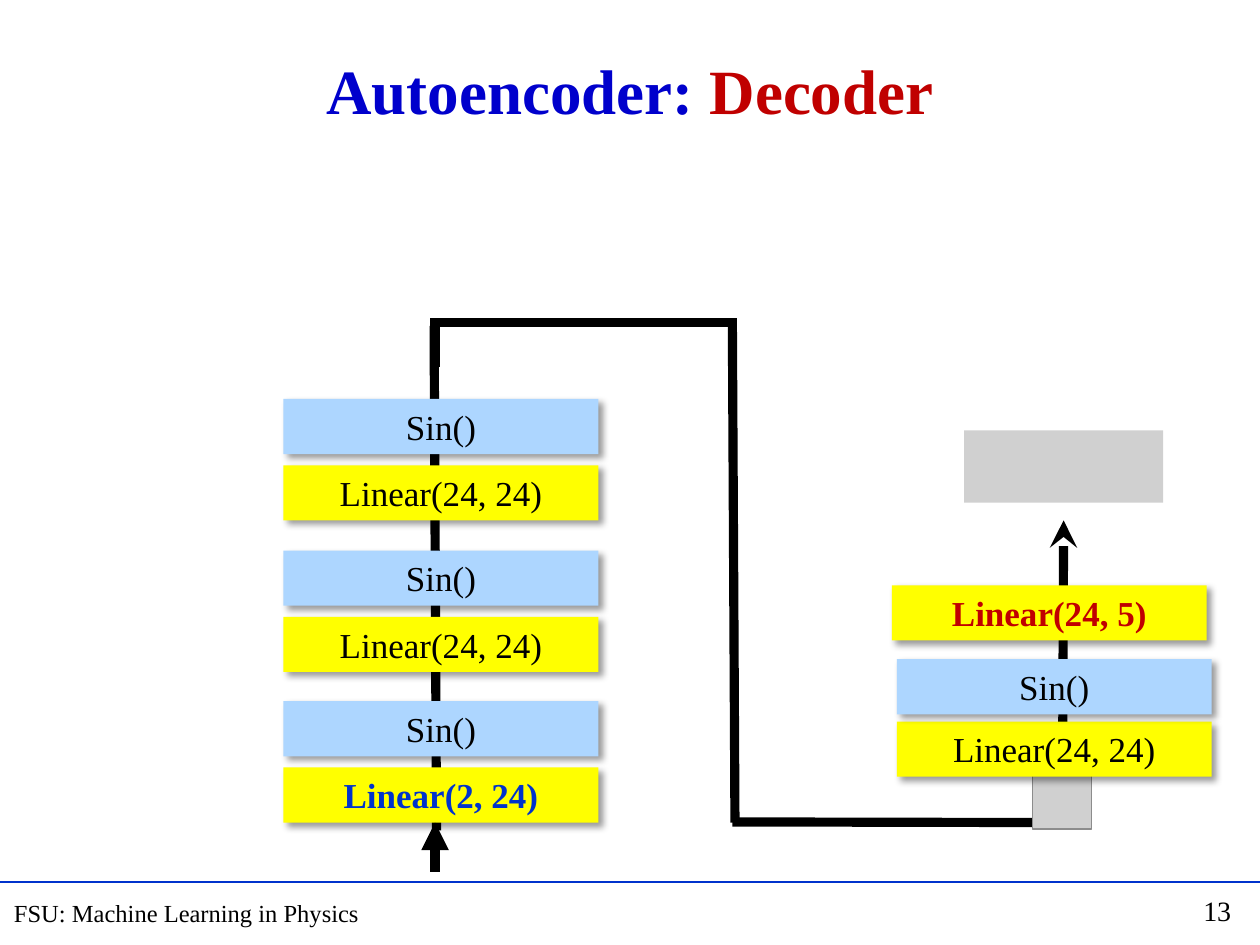
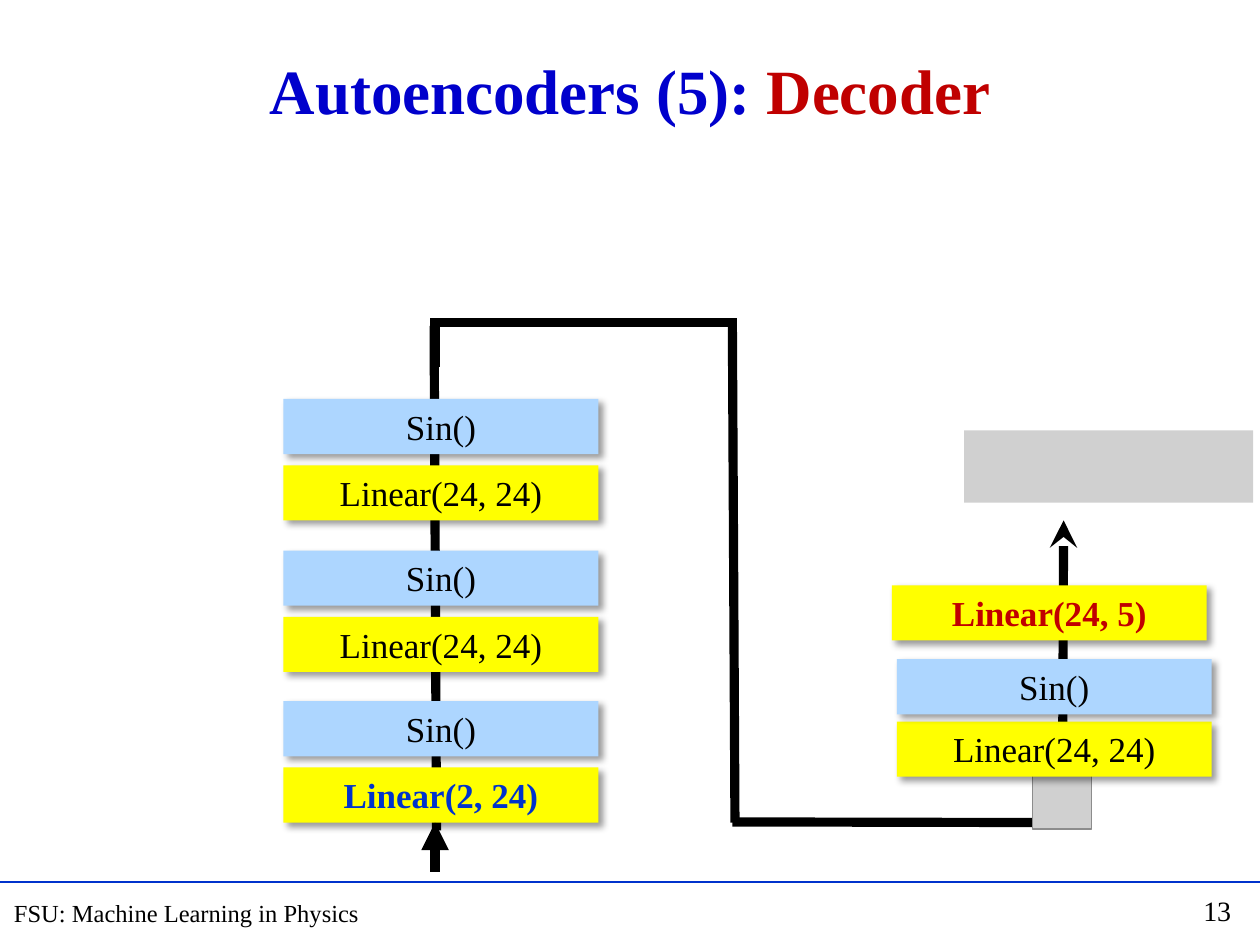
Before and after one commit to hbprosper/mlinphysics, a slide deck: slide 13 of Lectures/05.AE/Lecture_AE.pptx. Drawn at 1260x945 pixels with LibreOffice and Linux fonts; fonts in the diff are those of the drawing; grey boxes stand for pictures; background and template pictures are left out. Boxes give left, top, right and bottom in pixels: in the first picture for what was removed or moved away, otherwise in the second. Text is boxed around its words. In the diff, an @@ line names an element or a change of style, - is before the commit and + after.

```diff
--- a/Lectures/05.AE/Lecture_AE.pptx
+++ b/Lectures/05.AE/Lecture_AE.pptx
@@ title at [270, 70, 991, 126]: text changed @@
-Autoencoder: Decoder
+Autoencoders (5): Decoder
@@ picture: place and size @@
-picture at [964, 431, 1163, 503]
+picture at [964, 431, 1252, 503]
```
Also in this commit, not shown: 8 other slides changed, 8 slides added, 3 slides removed, 2 other files.
